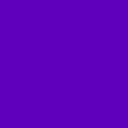
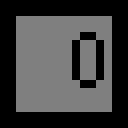
Layered file, before and after one edit (128px x 128px). Changes by layer:
hid "9" over [0, 0, 128, 128]
showed "frame" over [0, 0, 128, 128]
hid "N", moved it into group "edges" over [16, 0, 112, 16]
hid "W", moved it into group "edges" over [0, 16, 16, 112]
hid "NE", moved it into group "edges" over [112, 0, 128, 16]
hid "SE", moved it into group "edges" over [112, 112, 128, 128]
hid "SW", moved it into group "edges" over [0, 112, 16, 128]
hid "NW", moved it into group "edges" over [0, 0, 16, 16]
hid "5x" over [24, 24, 64, 96]
showed "x0" over [72, 32, 104, 88]
hid "x6" over [64, 24, 104, 112]
